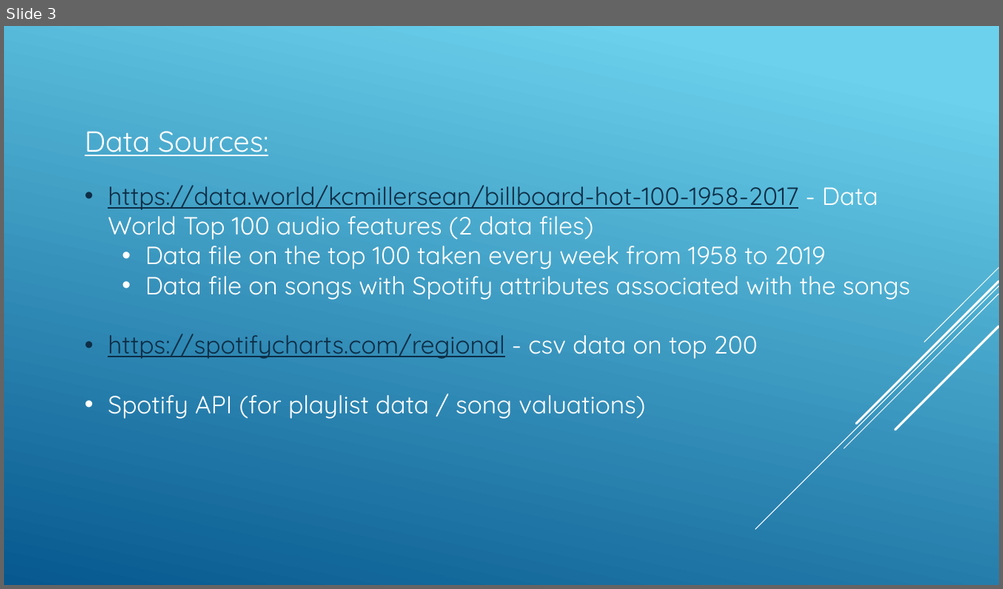
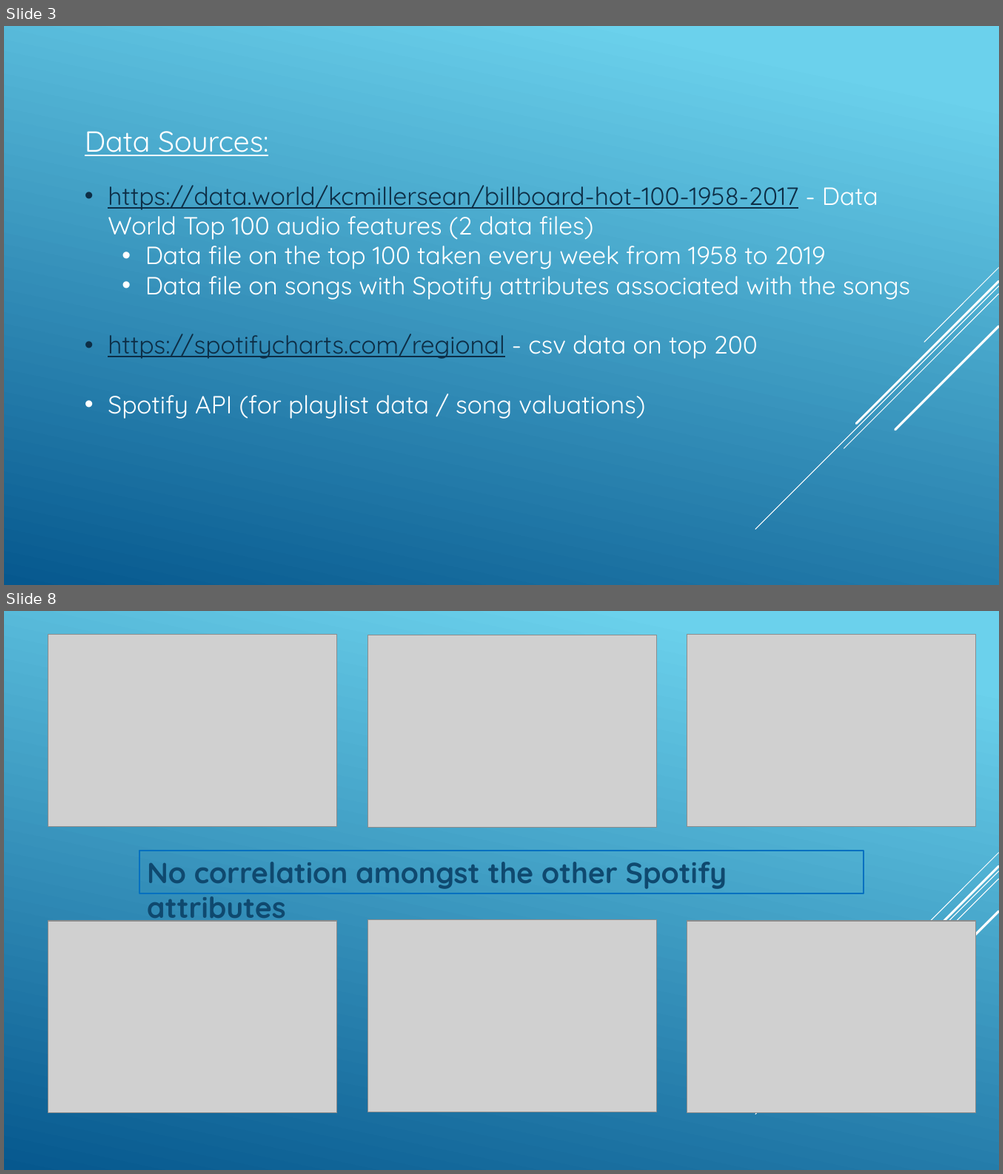
Before and after one commit to rlylecastro/project1, a slide deck: Presentation.pptx. Shown one above the other, each under a label of ours: slide 3 before the commit, slides 3 and 8 after it; the slides between them are not shown. The pictures are 1003x589 and 1003x1174 pixels, drawn with LibreOffice and Linux fonts; fonts in the diff are those of the drawing; grey boxes stand for pictures. Boxes give left, top, right and bottom in pixels: in the first picture for what was removed or moved away, otherwise in the second. Text is boxed around its words. In the diff, an @@ line names an element or a change of style, - is before the commit and + after.

```diff
--- a/Presentation.pptx
+++ b/Presentation.pptx
@@ slide 8 added at (x1=4, y1=611, x2=999, y2=1170), background gradient #6ED2EB to #06588E; not listed: 5 template elements that a slide beside it also shows @@
@@ picture added at (x1=48, y1=634, x2=337, y2=826) @@
@@ picture added at (x1=367, y1=635, x2=656, y2=827) @@
@@ picture added at (x1=687, y1=634, x2=976, y2=826) @@
@@ rectangle added at (x1=140, y1=851, x2=864, y2=894), outline #0070C0 1.5 pt, 28 pt, text #0F496F, bold @@
+No correlation amongst the other Spotify attributes
@@ picture added at (x1=48, y1=921, x2=337, y2=1114) @@
@@ picture added at (x1=367, y1=920, x2=656, y2=1113) @@
@@ picture added at (x1=687, y1=921, x2=976, y2=1114) @@
```
Also in this commit, not shown: 7 slides changed, 9 other slides added, 5 slides removed, 1 other file.
